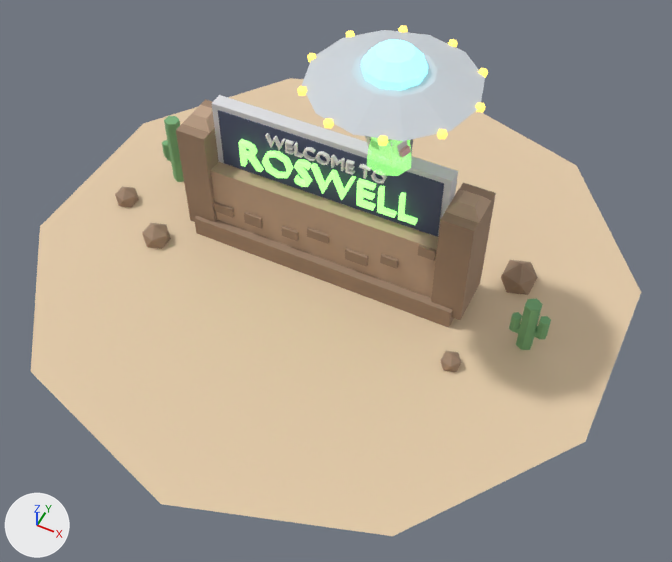
Two versions of the glTF model assets/scene/Models/PlanetProps/roswellSign.glb, one commit apart.
Both versions are drawn from a 50 mm lens placed at (6.69, -13.12, 15.67), pointed at (0.99, -1.71, 1.41). Arrows for +X, +Y and +Z are at lower left; the lights stay in place. The picture after the commit comes second. Where no turn or scale is listed for an object, it has been applied to the vertices.

In view in the first picture: 'Base_Plinth', 'Base_Wall', 'Beam', 'Cactus_R', 'Ground', 'Panel', 'Panel_Trim', 'Pillar_L', 'Pillar_R', 'Saucer_Dome', 'Saucer_Upper', 'Text_Roswell' and 26 more.
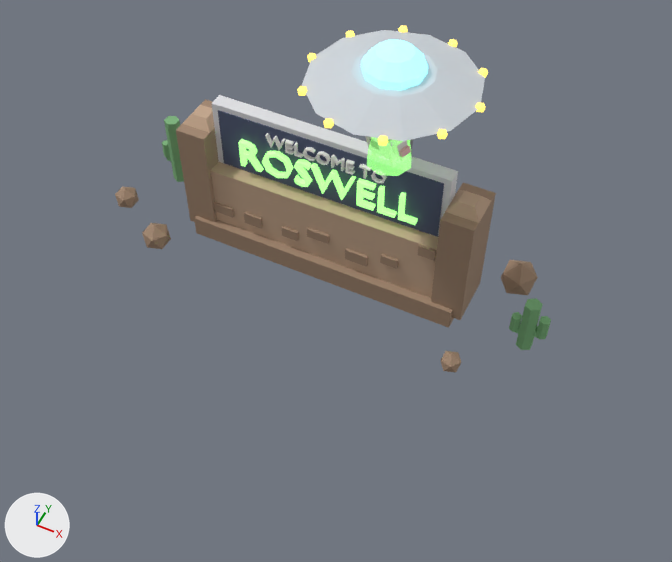
What changed in the scene script:
```text
Remove ob_ground:
    ob_ground = bpy.data.objects.new('Ground', me_circle)
    ob_ground.location = (0.0, 0.0, 0.0)
```

Where the change shows, as pixel boxes [x1, y1, x2, y2] in the pictures (672 x 562 px):
'Ground', deleted (beige)
    before: [31, 78, 641, 536]
